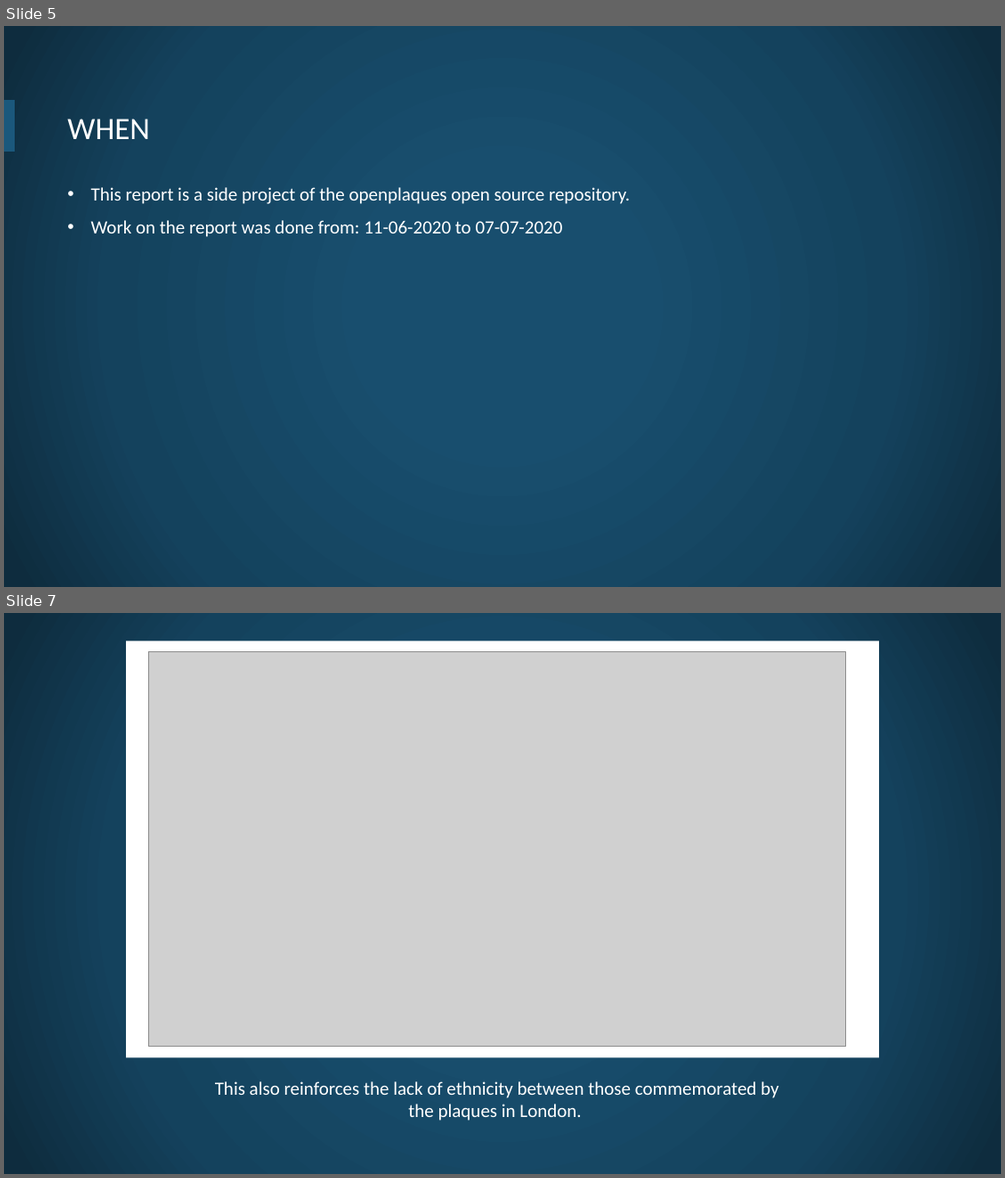
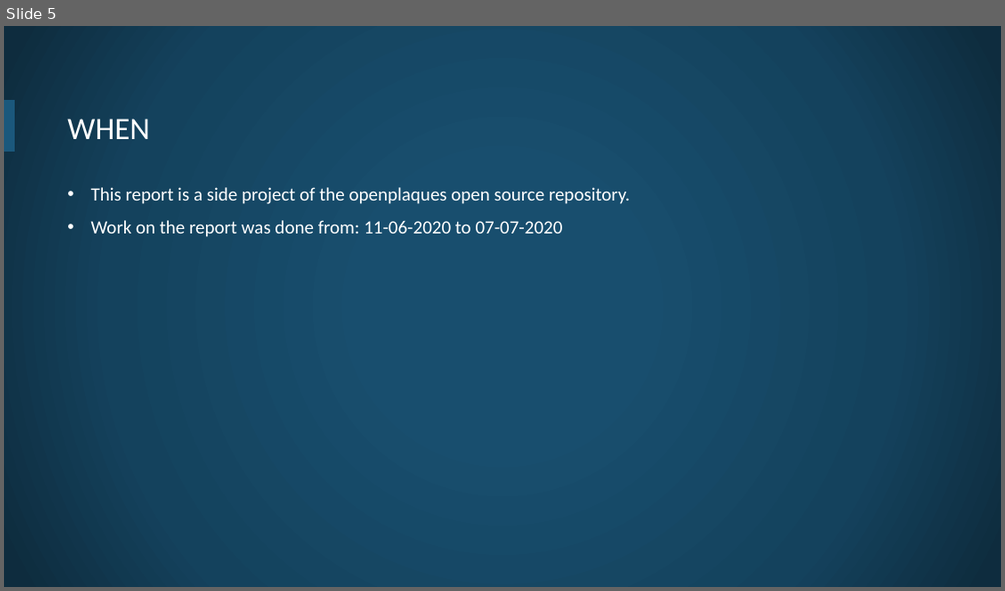
Before and after one commit to openheritage/open-plaques-diversity, a slide deck: The diversity of plaques in London.pptx. Shown one above the other, each under a label of ours: slides 5 and 7 before the commit, slide 5 after it; the slides between them are not shown. The pictures are 1005x1178 and 1005x591 pixels, drawn with LibreOffice and Linux fonts; fonts in the diff are those of the drawing; grey boxes stand for pictures; background and template pictures are left out. Boxes give left, top, right and bottom in pixels: in the first picture for what was removed or moved away, otherwise in the second. Text is boxed around its words. In the diff, an @@ line names an element or a change of style, - is before the commit and + after.

```diff
--- a/The diversity of plaques in London.pptx
+++ b/The diversity of plaques in London.pptx
@@ slide 7 removed at <box>4,613,1001,1174</box>, background picture (left out) @@
@@ rectangle removed at <box>126,641,879,1057</box> @@
@@ picture removed at <box>148,652,846,1046</box> @@
@@ text removed at <box>215,1081,778,1120</box> @@
-This also reinforces the lack of ethnicity between those commemorated by the plaques in London.
```
Also in this commit, not shown: 2 slides changed, 2 slides added.
